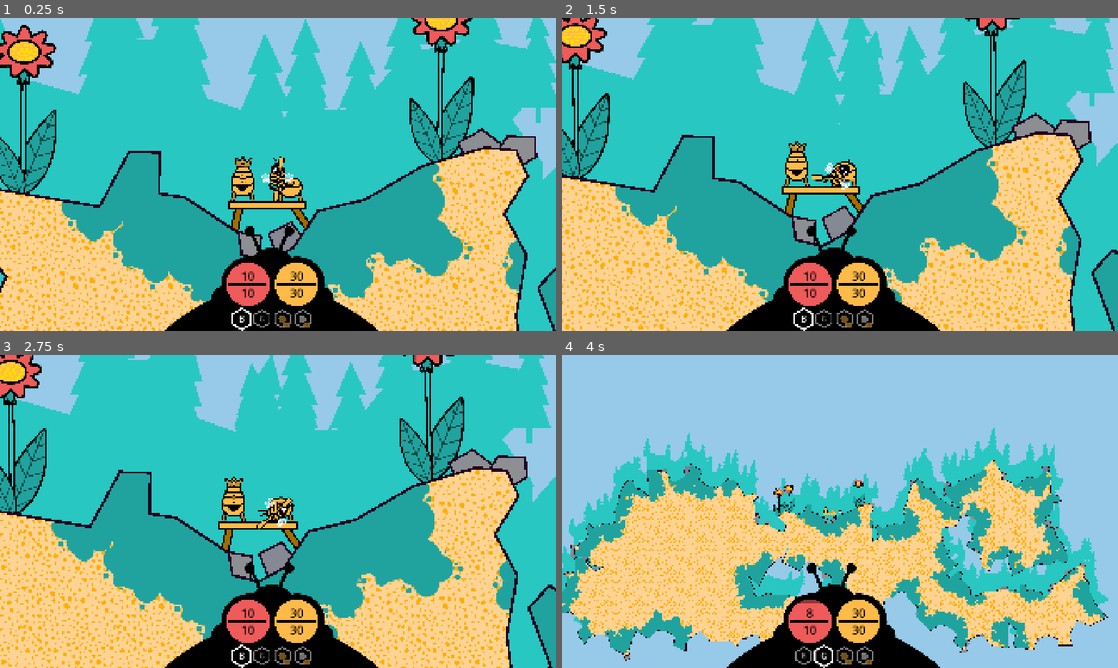
Above: before the commit, frames 1-4 (two rows, left to right).
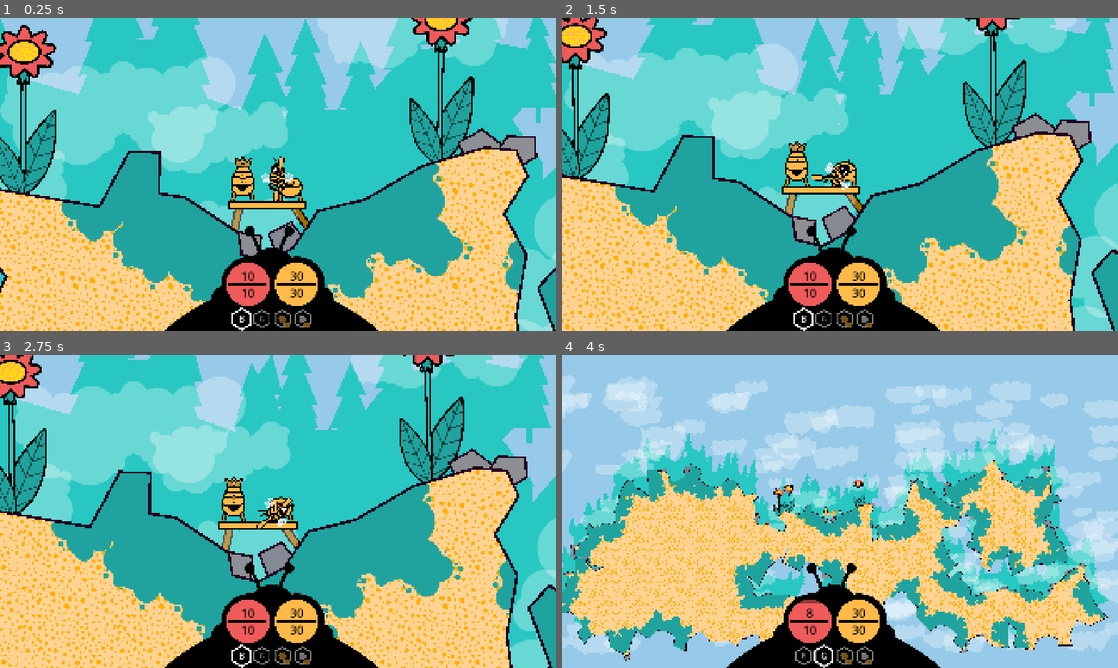
Above: after the commit, the same moments.

Repository: anttihaavikko/slumgum-waggle-dance
Game: Godot game, scene res://Scenes/main.tscn
Same seed, same stepped clock (60 frames per second), same inputs: the game is played once before the commit and once after it.
Inputs (mouse positions are in pixels of both pictures, inside the frame that each line leads up to):
- Up to frame 1 (0.25 s): no input
- Up to frame 2 (1.5 s): tap Enter at 0.5 s; move the mouse to (962, 158) at 0.52 s; hold D (right) 0.53-1.28 s; right-click (962, 158) at 0.6 s; move the mouse to (728, 190) at 1.27 s; hold S (brake) from 1.28 s (still down); click (728, 190) at 1.35 s
- Up to frame 3 (2.75 s): move the mouse to (333, 442) at 2.02 s; release S (brake) at 2.03 s; hold D (right) from 2.03 s (still down); tap 1 (slot_1) at 2.1 s
- Up to frame 4 (4 s): move the mouse to (812, 574) at 2.77 s; release D (right) at 2.78 s; hold W (accelerate) 2.78-3.53 s; tap 2 (slot_2) at 2.85 s; move the mouse to (1006, 558) at 3.52 s; hold A (left) from 3.53 s (still down); tap Z at 3.6 s

The runs differ from the first frame. In frame 1, 19% of the frame differs, in the area x 0-100%, y 0-100%; in frame 2, 18%; in frame 3, 18%; in frame 4, 20%, in the area x 0-100%, y 6-96%.

Commit message:
Add clouds

Diff:
--- a/Scenes/main.tscn
+++ b/Scenes/main.tscn
@@ -15,15 +15,20 @@
 [ext_resource type="PackedScene" uid="uid://dxxgw2udie8rg" path="res://_Starter/Scenes/face.tscn" id="7_344ge"]
 [ext_resource type="Texture2D" uid="uid://mhlcnjododb8" path="res://Sprites/wing.png" id="7_ynf5e"]
 [ext_resource type="Texture2D" uid="uid://bvmu61ruffpjm" path="res://Sprites/feeler.png" id="9_6iyac"]
+[ext_resource type="Texture2D" uid="uid://dq4p4s1xc713j" path="res://Sprites/cloud0.png" id="9_55jeb"]
+[ext_resource type="Script" uid="uid://dm7c5hyh8houj" path="res://_Starter/Scripts/clouds.gd" id="9_gsvbx"]
 [ext_resource type="PackedScene" uid="uid://dagf4wr0s64rf" path="res://Scenes/rock.tscn" id="9_o1aky"]
 [ext_resource type="PackedScene" uid="uid://d1kmkyvijt4sh" path="res://Scenes/Pieces/platform.tscn" id="9_ynf5e"]
+[ext_resource type="Texture2D" uid="uid://bf67jtvbxfd6h" path="res://Sprites/cloud1.png" id="10_gsvbx"]
 [ext_resource type="PackedScene" uid="uid://dq36w8r4o0c4s" path="res://Scenes/Pieces/support.tscn" id="10_hptm8"]
 [ext_resource type="Texture2D" uid="uid://chigtoisavcty" path="res://Sprites/held-hammer.png" id="10_k12tt"]
 [ext_resource type="Texture2D" uid="uid://bhmy8epeom4i4" path="res://Sprites/hands.png" id="11_b3802"]
+[ext_resource type="Texture2D" uid="uid://oy1jivx3hba6" path="res://Sprites/cloud2.png" id="11_bv80c"]
 [ext_resource type="Script" uid="uid://c1y4mjr0cxq7s" path="res://Scripts/island.gd" id="11_d1ilt"]
 [ext_resource type="Script" uid="uid://uxu8p38o38ip" path="res://_Starter/Scripts/mover.gd" id="11_h1bgf"]
 [ext_resource type="PackedScene" uid="uid://dfsx4ecwoq8gc" path="res://Scenes/Pieces/core.tscn" id="12_aa8k8"]
 [ext_resource type="Texture2D" uid="uid://dg0h4qyt6tjay" path="res://Sprites/item.png" id="12_gt3je"]
+[ext_resource type="Texture2D" uid="uid://bbjxqfep8bdgj" path="res://Sprites/cloud3.png" id="12_ptfg5"]
 [ext_resource type="Texture2D" uid="uid://sotoeyspthkx" path="res://Sprites/hud-frame.png" id="13_fdnlq"]
 [ext_resource type="Script" uid="uid://bdxalhd66bjh3" path="res://Scripts/hammer.gd" id="13_fevyy"]
 [ext_resource type="PackedScene" uid="uid://bxbgr700fj2tv" path="res://Scenes/Pieces/box.tscn" id="13_kqrg6"]
@@ -31,6 +36,7 @@
 [ext_resource type="Texture2D" uid="uid://cucel30a085ml" path="res://Sprites/held_scythe.png" id="14_pdsj5"]
 [ext_resource type="PackedScene" uid="uid://0ngmpejmn2sp" path="res://Scenes/globe.tscn" id="14_wsu2k"]
 [ext_resource type="Script" uid="uid://dug0iwlcv3ovm" path="res://Scripts/scythe.gd" id="15_ee4r6"]
+[ext_resource type="Shader" uid="uid://dw5u0j1r1we5x" path="res://_Starter/Shaders/blob.gdshader" id="15_k12tt"]
 [ext_resource type="Script" uid="uid://d0ks4dov861fq" path="res://Scripts/swinger.gd" id="18_1w6v2"]
 [ext_resource type="Script" uid="uid://u88bgweyhdp6" path="res://Scripts/inventory.gd" id="19_hibaj"]
 [ext_resource type="PackedScene" uid="uid://cyin4lknfiopg" path="res://Scenes/slot.tscn" id="20_hibaj"]
@@ -85,6 +91,15 @@
 title = "Equip"
 sprite = ExtResource("12_gt3je")
 metadata/_custom_type_script = "uid://0x44vjlq1u52"
+
+[sub_resource type="ShaderMaterial" id="ShaderMaterial_gsvbx"]
+shader = ExtResource("15_k12tt")
+shader_parameter/amount = 10.0
+shader_parameter/rotation_speed = 4.0
+shader_parameter/offset = 0.0
+shader_parameter/speed = 0.02
+shader_parameter/peaks = 13.0
+shader_parameter/time_mod = 0.5
 
 [sub_resource type="PhysicsMaterial" id="PhysicsMaterial_ee4r6"]
 bounce = 0.5
@@ -235,6 +250,19 @@
 offset_bottom = 21109.0
 color = Color(0.58766574, 0.7902795, 0.90929693, 1)
 
+[node name="Clouds" type="Node2D" parent="." unique_id=1368952648]
+script = ExtResource("9_gsvbx")
+amount = 200
+width = 25000
+height = 9000
+sprites = Array[Texture2D]([ExtResource("10_gsvbx"), ExtResource("11_bv80c"), ExtResource("12_ptfg5"), ExtResource("9_55jeb")])
+size_min = 3.0
+size_max = 8.0
+alpha = 0.3
+speed_min = -10.0
+speed_max = -150.0
+cloud_material = SubResource("ShaderMaterial_gsvbx")
+
 [node name="Platforms" type="Node2D" parent="." unique_id=403826179]
 position = Vector2(751, -309)
 script = ExtResource("2_d1ilt")
--- /dev/null
+++ b/_Starter/Scripts/clouds.gd
@@ -0,0 +1,33 @@
+extends Node2D
+
+@export var amount := 100
+@export var width := 5000
+@export var height := 1000
+@export var sprites: Array[Texture2D]
+@export var size_min := 1.0
+@export var size_max := 2.0
+@export var alpha := 0.5
+@export var speed_min := 1.0
+@export var speed_max := 2.0
+@export var cloud_material: Material
+
+var clouds: Array[Sprite2D] = []
+var speeds: Array[float] = []
+
+func _ready() -> void:
+	for i in amount:
+		var cloud = Sprite2D.new()
+		cloud.texture = sprites.pick_random()
+		cloud.scale *= Vector2.ONE * randf_range(size_min, size_max)
+		cloud.self_modulate = Color(1, 1, 1, alpha)
+		cloud.global_position = Vector2(randf_range(-width, width), randf_range(-height, height))
+		cloud.material = cloud_material
+		speeds.append(randf_range(speed_min, speed_max))
+		clouds.append(cloud)
+		add_child(cloud)
+
+func _process(delta) -> void:
+	for i in clouds.size():
+		clouds[i].position += Vector2.LEFT * speeds[i] * delta
+		if clouds[i].global_position.x > width: clouds[i].global_position.x = -width
+		if clouds[i].global_position.x < -width: clouds[i].global_position.x = width
--- a/_Starter/Scripts/limb.gd
+++ b/_Starter/Scripts/limb.gd
@@ -15,7 +15,7 @@
 	upper = LimbSegment.new(length, 0, false)
 	lower = LimbSegment.new(length, 1, true)
 
-func _process(_delta: float) -> void:
+func _physics_process(_delta: float) -> void:
 	if not target: return
 
 	if points.size() < 3:
Binary file added: Sprites/cloud0.png
Not shown, added: Sprites/cloud0.png.import
Binary file added: Sprites/cloud1.png
Not shown, added: Sprites/cloud1.png.import
Binary file added: Sprites/cloud2.png
Not shown, added: Sprites/cloud2.png.import
Binary file added: Sprites/cloud3.png
Not shown, added: Sprites/cloud3.png.import
Not shown, added: _Starter/Scripts/clouds.gd.uid
Not shown, changed: Misc/art.afdesign~lock~
